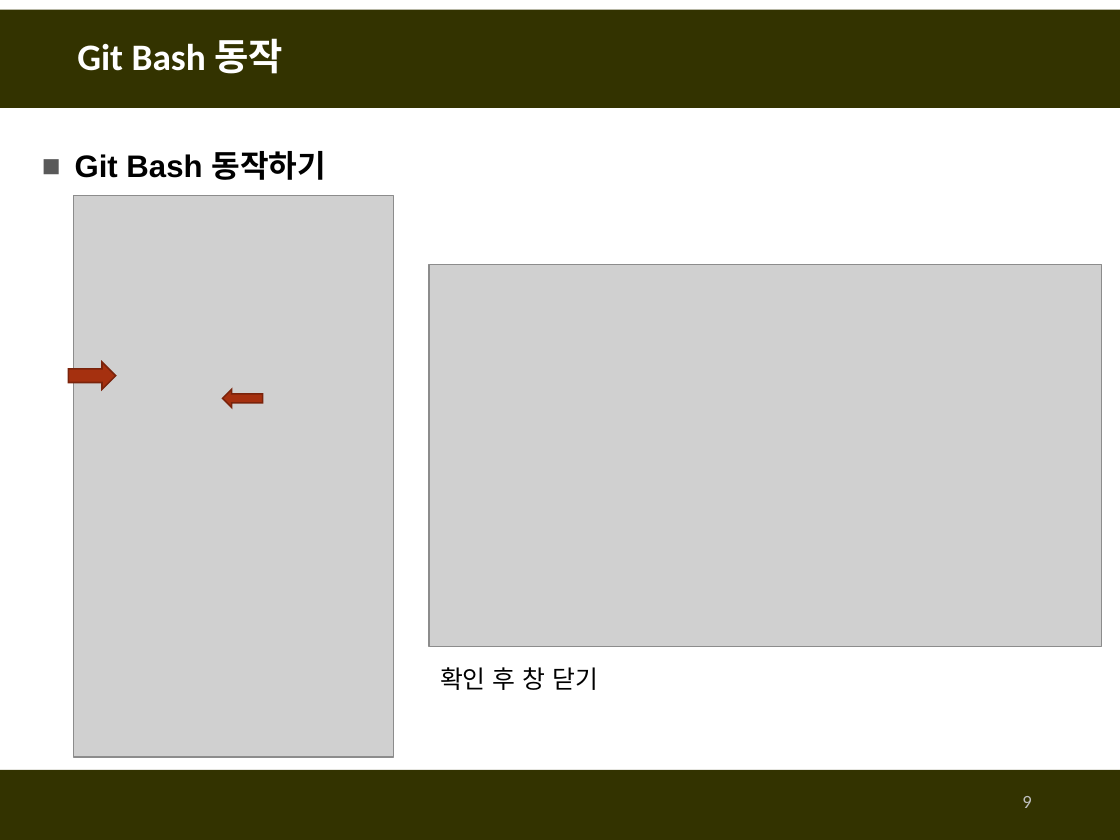
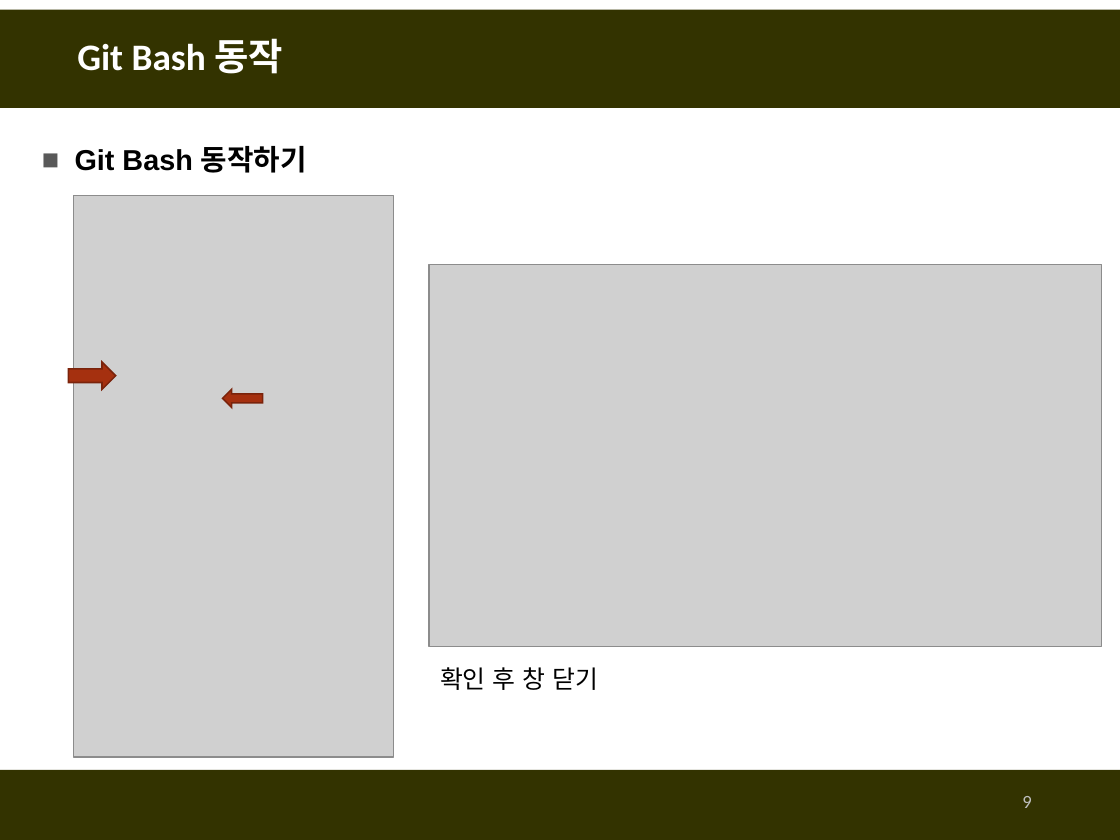
Before and after one commit to fasthill/github-lecture, a slide deck: slide 9 of git및github첫걸음1-git사용하기.pptx. Drawn at 1120x840 pixels with LibreOffice and Linux fonts; fonts in the diff are those of the drawing; grey boxes stand for pictures. Boxes give left, top, right and bottom in pixels: in the first picture for what was removed or moved away, otherwise in the second. Text is boxed around its words. In the diff, an @@ line names an element or a change of style, - is before the commit and + after.

```diff
--- a/git및github첫걸음1-git사용하기.pptx
+++ b/git및github첫걸음1-git사용하기.pptx
@@ text "Git Bash 동작하기" at <box>75,146,307,173</box>: size 20 to 18.5 pt; line spacing 1.5 to 1.4 @@
```
Also in this commit, not shown: 1 slide added.
